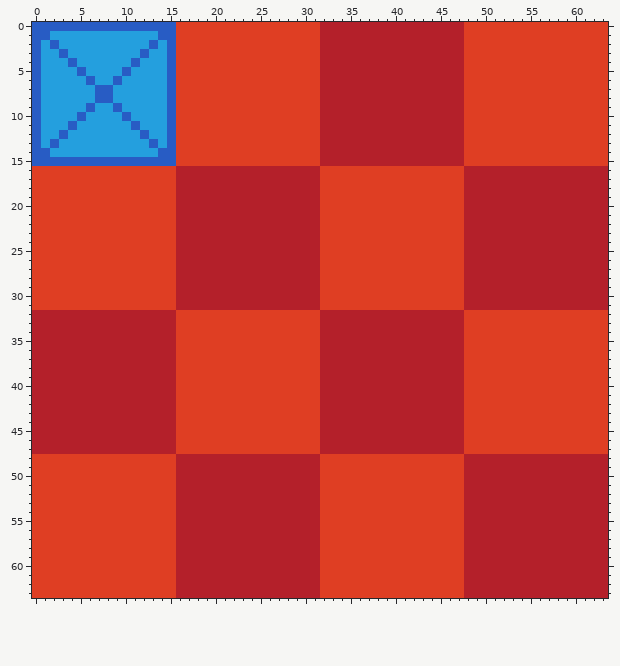
One commit to this pixel-art file: assets/aseprite/test-tilemap.aseprite. This is how it looked before the edit.
64x64 pixels, 1 frame.
The same view after the edit:
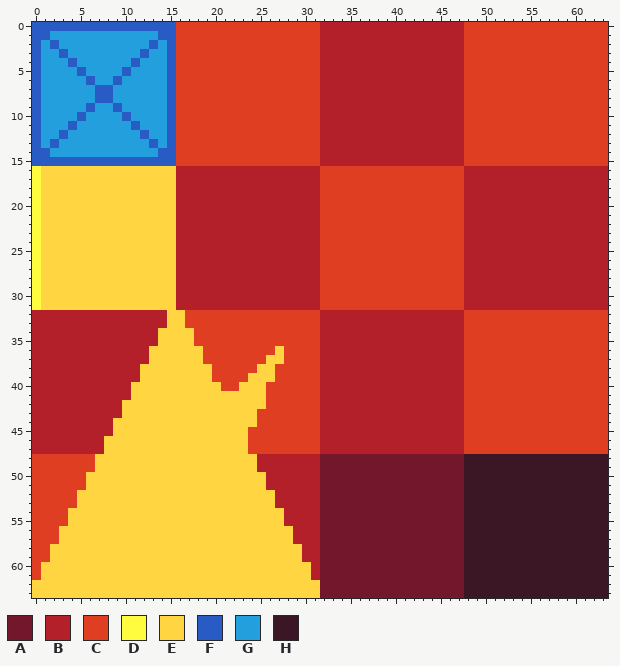
Palette (. is transparent): A #73172d  B #b4202a  C #df3e23  D #fffc40  E #ffd541  F #285cc4  G #249fde  H #3b1725
From old to new:
Layer "Tiles":
y 16..31: x 0..15 CCCCCCCCCCCCCCCC -> DEEEEEEEEEEEEEEE
y 32..33: x 15..16 BC -> EE
y 34..35: x 14..17 BBCC -> EEEE
y 36: x 13..18 BBBCCC -> EEEEEE; x 27 C -> E
y 37: x 13..18 BBBCCC -> EEEEEE; x 26..27 CC -> EE
y 38: x 12..19 BBBBCCCC -> EEEEEEEE; x 25..26 CC -> EE
y 39: x 12..19 BBBBCCCC -> EEEEEEEE; x 24..26 CCC -> EEE
y 40: x 11..20 BBBBBCCCCC -> EEEEEEEEEE; x 23..25 CCC -> EEE
y 41: x 11..25 BBBBBCCCCCCCCCC -> EEEEEEEEEEEEEEE
y 42: x 10..25 BBBBBBCCCCCCCCCC -> EEEEEEEEEEEEEEEE
y 43: x 10..24 BBBBBBCCCCCCCCC -> EEEEEEEEEEEEEEE
y 44: x 9..24 BBBBBBBCCCCCCCCC -> EEEEEEEEEEEEEEEE
y 45: x 9..23 BBBBBBBCCCCCCCC -> EEEEEEEEEEEEEEE
y 46..47: x 8..23 BBBBBBBBCCCCCCCC -> EEEEEEEEEEEEEEEE
y 48..49: x 7..24 CCCCCCCCCBBBBBBBBB -> EEEEEEEEEEEEEEEEEE; x 32..63 CCCCCCCCCCCCCCCCBBBBBBBBBBBBBBBB -> AAAAAAAAAAAAAAAAHHHHHHHHHHHHHHHH
y 50..51: x 6..25 CCCCCCCCCCBBBBBBBBBB -> EEEEEEEEEEEEEEEEEEEE; x 32..63 CCCCCCCCCCCCCCCCBBBBBBBBBBBBBBBB -> AAAAAAAAAAAAAAAAHHHHHHHHHHHHHHHH
y 52..53: x 5..26 CCCCCCCCCCCBBBBBBBBBBB -> EEEEEEEEEEEEEEEEEEEEEE; x 32..63 CCCCCCCCCCCCCCCCBBBBBBBBBBBBBBBB -> AAAAAAAAAAAAAAAAHHHHHHHHHHHHHHHH
y 54..55: x 4..27 CCCCCCCCCCCCBBBBBBBBBBBB -> EEEEEEEEEEEEEEEEEEEEEEEE; x 32..63 CCCCCCCCCCCCCCCCBBBBBBBBBBBBBBBB -> AAAAAAAAAAAAAAAAHHHHHHHHHHHHHHHH
y 56..57: x 3..28 CCCCCCCCCCCCCBBBBBBBBBBBBB -> EEEEEEEEEEEEEEEEEEEEEEEEEE; x 32..63 CCCCCCCCCCCCCCCCBBBBBBBBBBBBBBBB -> AAAAAAAAAAAAAAAAHHHHHHHHHHHHHHHH
y 58..59: x 2..29 CCCCCCCCCCCCCCBBBBBBBBBBBBBB -> EEEEEEEEEEEEEEEEEEEEEEEEEEEE; x 32..63 CCCCCCCCCCCCCCCCBBBBBBBBBBBBBBBB -> AAAAAAAAAAAAAAAAHHHHHHHHHHHHHHHH
y 60..61: x 1..30 CCCCCCCCCCCCCCCBBBBBBBBBBBBBBB -> EEEEEEEEEEEEEEEEEEEEEEEEEEEEEE; x 32..63 CCCCCCCCCCCCCCCCBBBBBBBBBBBBBBBB -> AAAAAAAAAAAAAAAAHHHHHHHHHHHHHHHH
y 62..63: x 0..63 CCCCCCCCCCCCCCCCBBBBBBBBBBBBBBBBCCCCCCCCCCCCCCCCBBBBBBBBBBBBBBBB -> EEEEEEEEEEEEEEEEEEEEEEEEEEEEEEEEAAAAAAAAAAAAAAAAHHHHHHHHHHHHHHHH
Pixel boxes of the changes (left, top, right, bottom) in both pictures:
changed: (32, 166, 608, 598)
